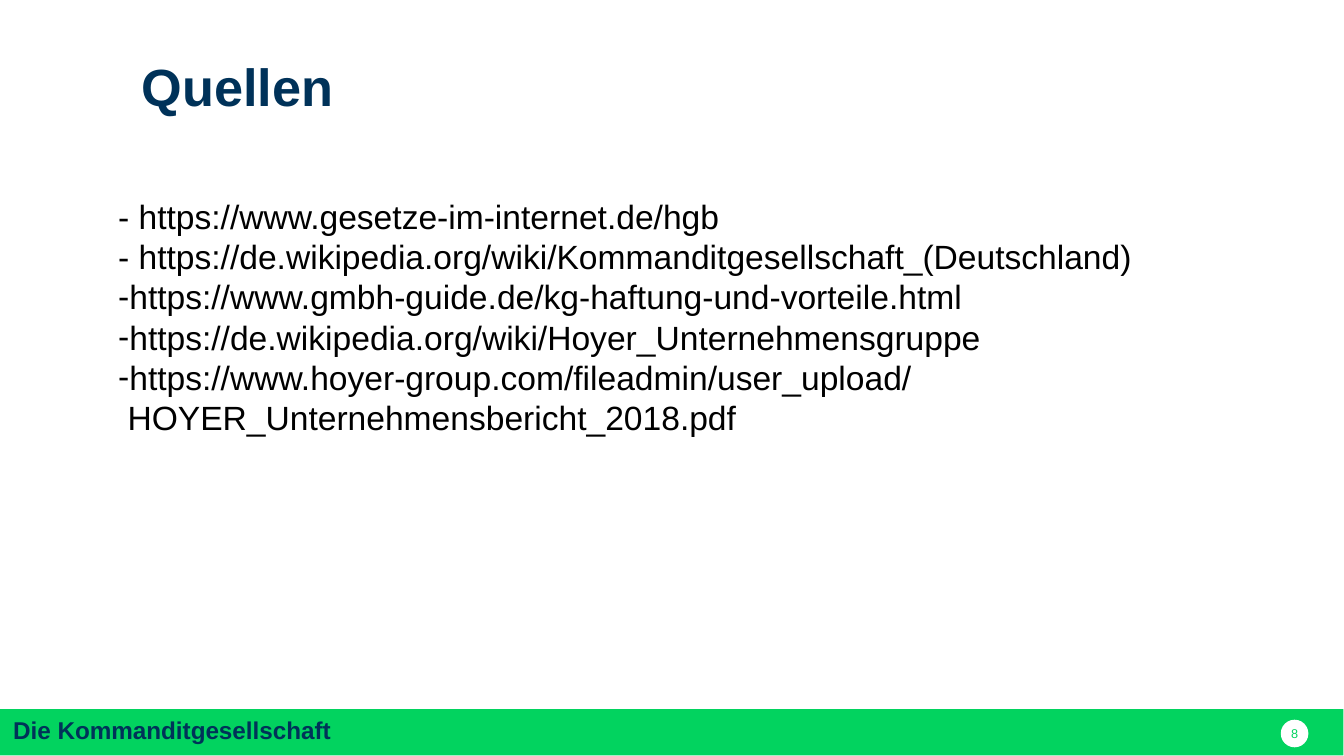
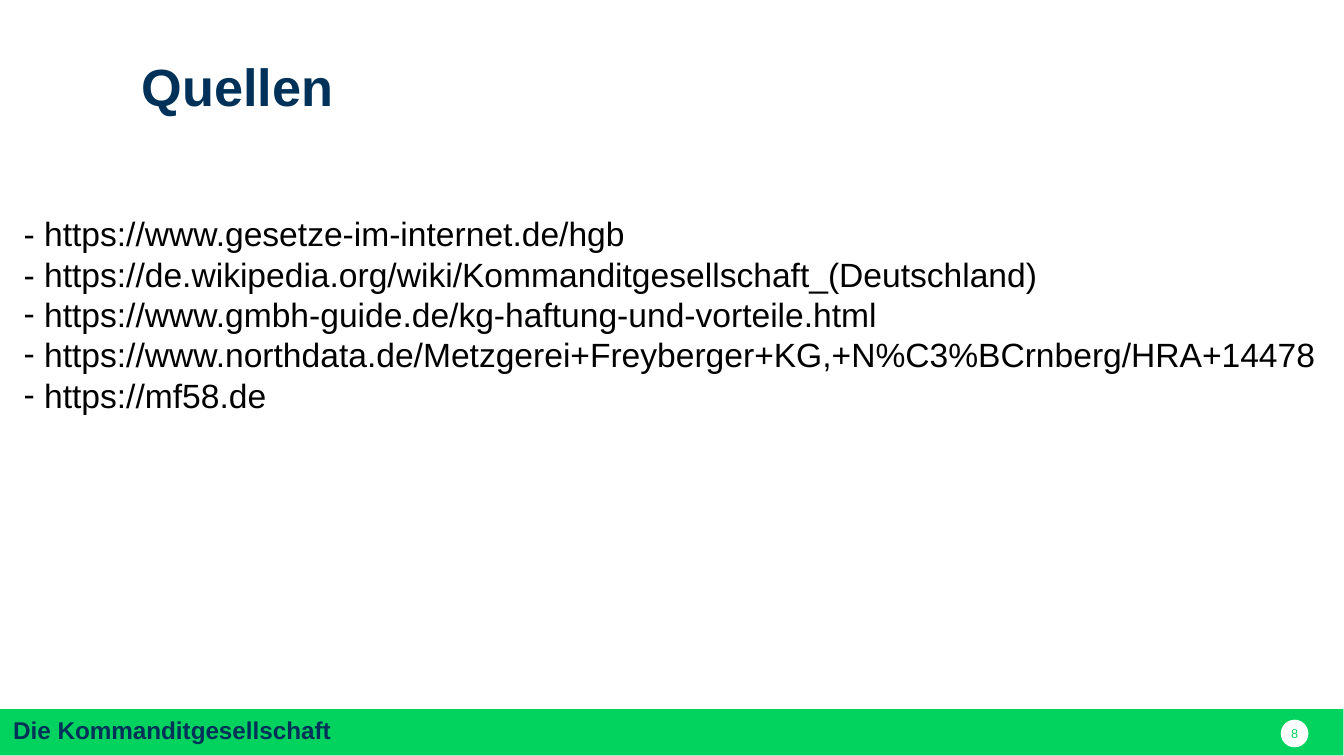
Before and after one commit to nodeg/exercises, a slide deck: slide 8 of Referat_BWP_KG_danny.pptx. Drawn at 1344x756 pixels with LibreOffice and Linux fonts; fonts in the diff are those of the drawing. Boxes give left, top, right and bottom in pixels: in the first picture for what was removed or moved away, otherwise in the second. Text is boxed around its words. In the diff, an @@ line names an element or a change of style, - is before the commit and + after.

```diff
--- a/Referat_BWP_KG_danny.pptx
+++ b/Referat_BWP_KG_danny.pptx
@@ text "- https://www.gesetze-im-internet.de/hgb" moved from (x1=118, y1=204, x2=1132, y2=436) to (x1=44, y1=221, x2=1315, y2=414) @@
@@ text at (x1=44, y1=342, x2=1315, y2=414): text changed @@
-– https://de.wikipedia.org/wiki/Hoyer_Unternehmensgruppe
-– https://www.hoyer-group.com/fileadmin/user_upload/
-HOYER_Unternehmensbericht_2018.pdf
+– https://www.northdata.de/Metzgerei+Freyberger+KG,+N%C3%BCrnberg/HRA+14478
+– https://mf58.de
```
Also in this commit, not shown: 1 other slide changed, 5 slides added, 5 slides removed.
